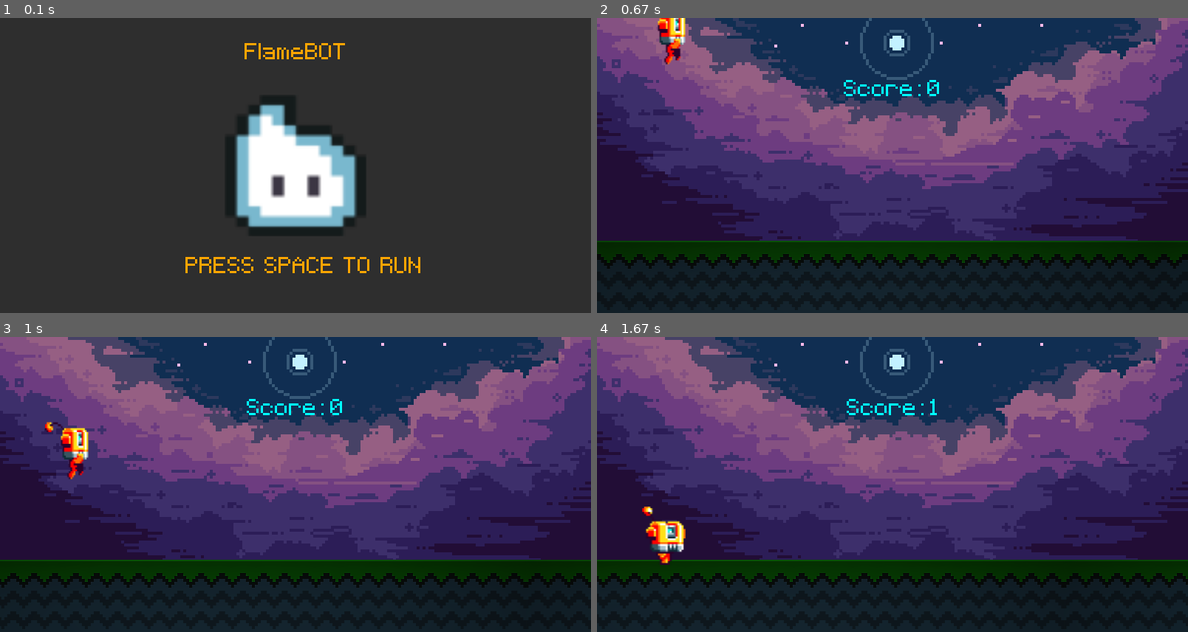
Above: before the commit, frames 1-4 (two rows, left to right).
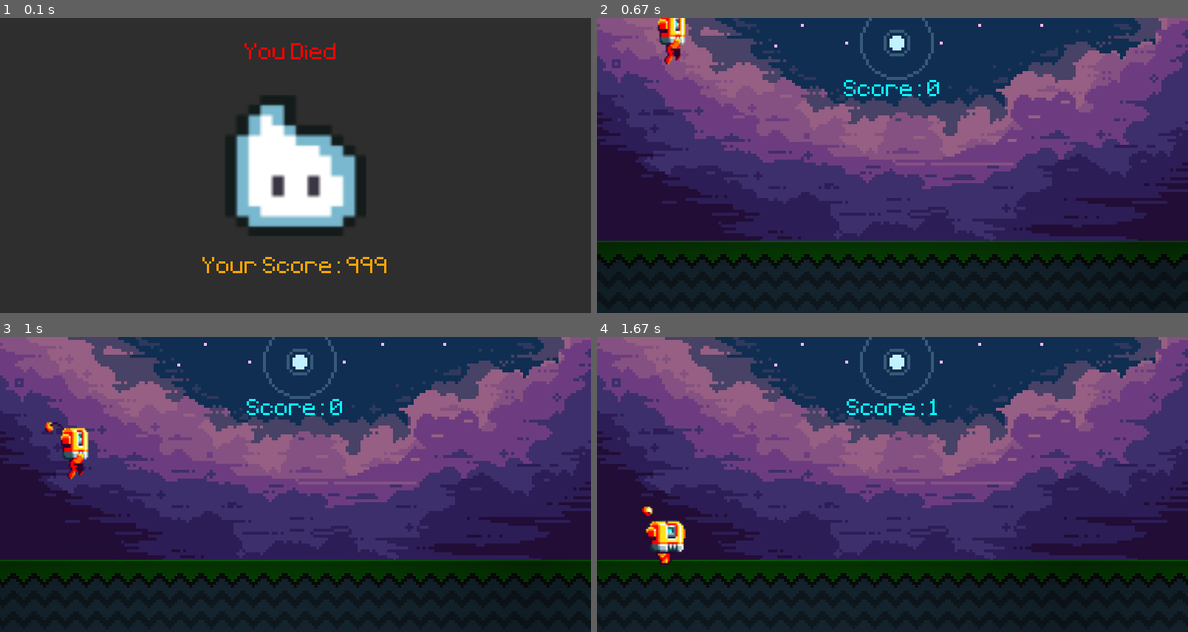
Above: after the commit, the same moments.

Repository: Hpollard003/FlameBot
Game: pygame game, started from pygame/main.py
Same seed, same stepped clock (60 frames per second), same inputs: the game is played once before the commit and once after it.
Inputs:
- Up to frame 1 (0.1 s): no input
- Up to frame 2 (0.67 s): tap Space at 0.33 s
- Up to frame 3 (1 s): no input
- Up to frame 4 (1.67 s): no input

The runs differ from the first frame. In frame 1, 1.3% of the frame differs, in the area x 31-72%, y 8-87%; in frame 2, nothing differs; in frame 3, nothing differs; in frame 4, nothing differs.

Commit message:
Updated README

Diff:
--- a/pygame/main.py
+++ b/pygame/main.py
@@ -100,7 +100,7 @@
 pixel_font = pygame.font.Font("font/Pixeltype.ttf", 50)
 game_active = False
 start_time = 0
-score = 0
+score = 999
 
 
 #groups
Not shown, changed: README.md
